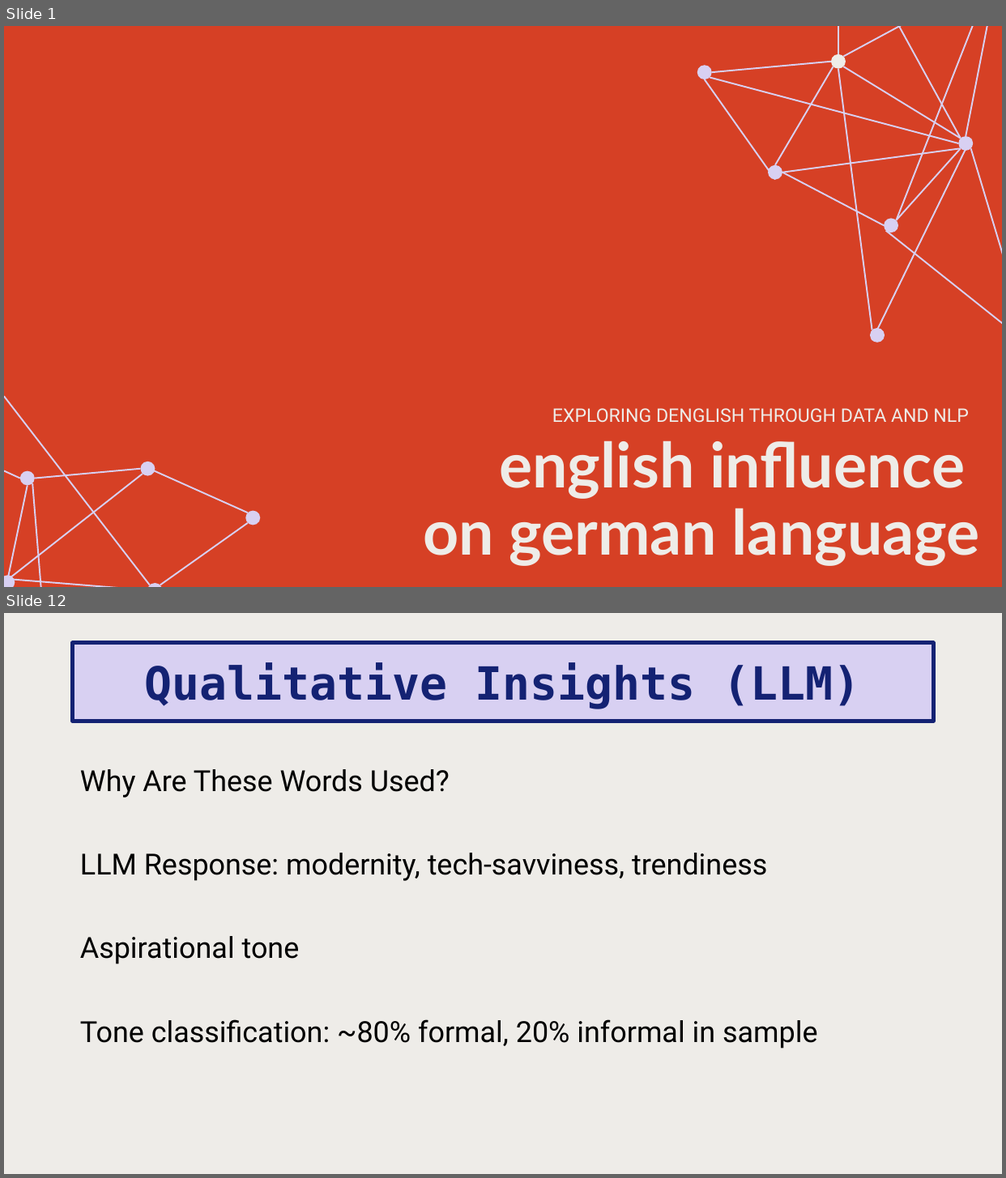
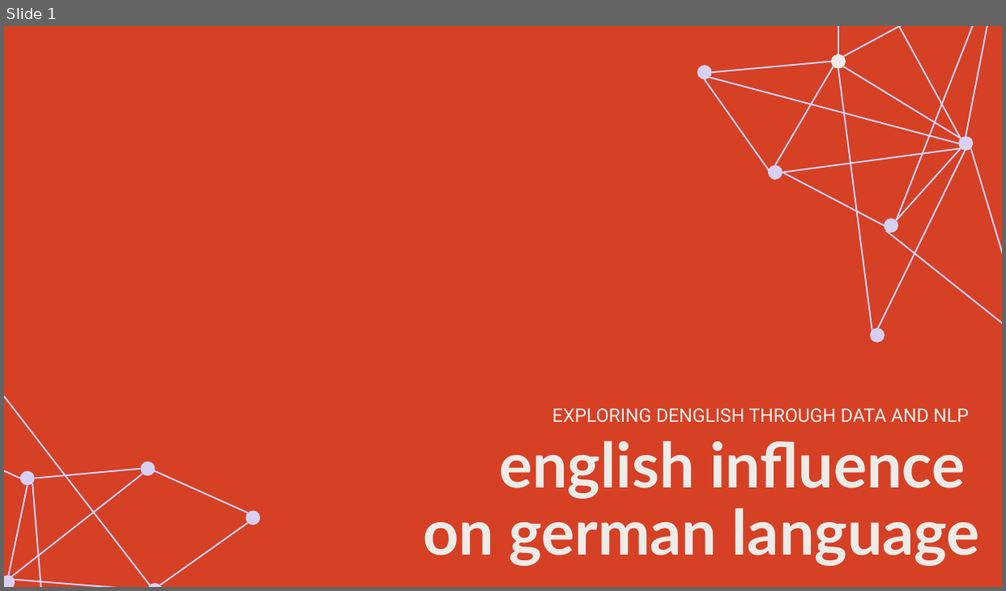
Before and after one commit to halfpintutopia/DA-deutsch-englisch-einfluss, a slide deck: DA_Final_Presentation.pptx. Shown one above the other, each under a label of ours: slides 1 and 12 before the commit, slide 1 after it; the slides between them are not shown. The pictures are 1006x1178 and 1006x591 pixels, drawn with LibreOffice and Linux fonts; fonts in the diff are those of the drawing. Boxes give left, top, right and bottom in pixels: in the first picture for what was removed or moved away, otherwise in the second. Text is boxed around its words. In the diff, an @@ line names an element or a change of style, - is before the commit and + after.

```diff
--- a/DA_Final_Presentation.pptx
+++ b/DA_Final_Presentation.pptx
@@ slide 12 removed at [4, 613, 1002, 1174], background #EEECE8 @@
@@ title removed at [73, 643, 934, 721] @@
-Qualitative Insights (LLM)
@@ text removed at [80, 769, 817, 1049] @@
-Why Are These Words Used?
-LLM Response: modernity, tech-savviness, trendiness
-Aspirational tone
-Tone classification: ~80% formal, 20% informal in sample
```
Also in this commit, not shown: 4 slides changed, 6 slides added, 6 other slides removed.
